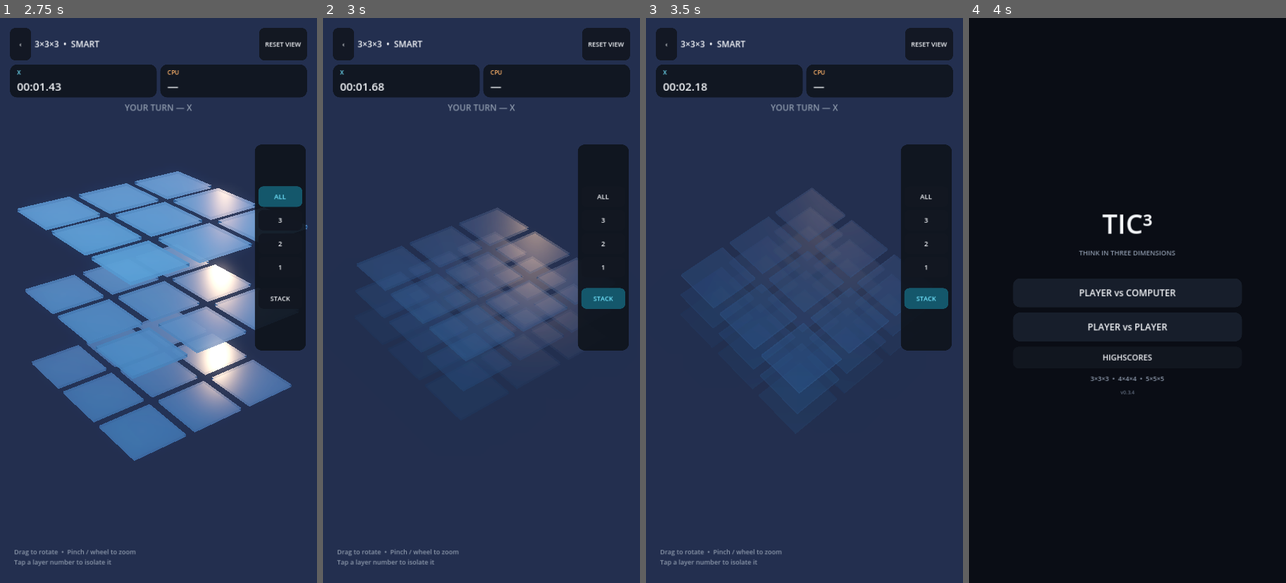
Above: before the commit, frames 1-4 (left to right).
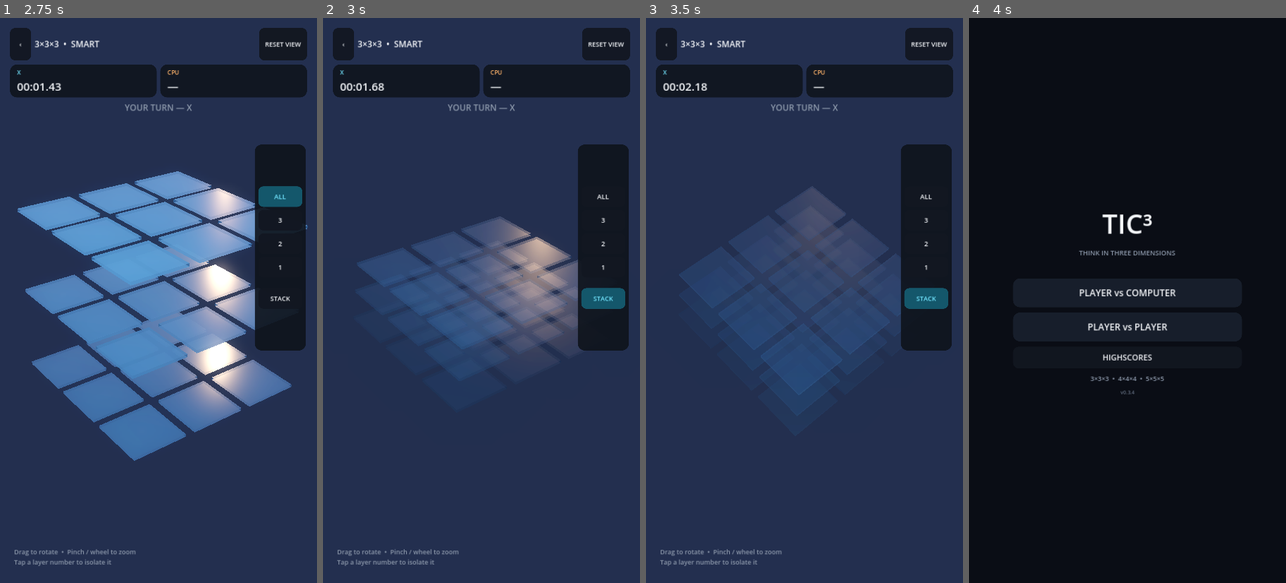
Above: after the commit, the same moments.

Repository: Creativebrook/tic3
Game: Godot game, scene res://scenes/main.tscn
The game is run twice, just before and just after one commit, with the same random seed, the same clock (stepped at 60 frames per second) and the same inputs.
Inputs:
- Up to frame 1 (2.75 s): click "PLAYER vs COMPUTER" at 0.5 s; click "START GAME" at 1.25 s; click "RESET VIEW" at 2 s
- Up to frame 2 (3 s): click "STACK" at 2.75 s
- Up to frame 3 (3.5 s): no input
- Up to frame 4 (4 s): click "‹" at 3.5 s

Frame 1 is identical in both runs. In frame 2, 2.9% of the frame differs, in the area x 10-81%, y 33-62%; in frame 3, less than 0.1%; in frame 4, nothing differs.

Commit message:
feat: B5 polish adaptive stack camera and transitions

Diff:
--- a/scripts/camera_rig.gd
+++ b/scripts/camera_rig.gd
@@ -49,7 +49,7 @@
 	stack_mode = false
 	_apply_normal_limits(board_size)
 	if animated:
-		_animate_view(deg_to_rad(-36.0), deg_to_rad(-28.0), fit_distance, 0.34)
+		_animate_view(deg_to_rad(-36.0), deg_to_rad(-28.0), fit_distance, 0.42)
 	else:
 		if is_instance_valid(view_tween):
 			view_tween.kill()
@@ -62,7 +62,9 @@
 	current_board_size = board_size
 	if enabled == stack_mode:
 		if enabled:
-			reset_view(board_size)
+			_apply_stack_limits(board_size)
+			var same_target := _stack_view_target(board_size)
+			_animate_view(same_target.x, same_target.y, fit_distance, 0.36)
 		return
 
 	auto_rotating = false
@@ -76,12 +78,13 @@
 		saved_distance = distance
 		stack_mode = true
 		_apply_stack_limits(board_size)
-		_animate_view(deg_to_rad(-42.0), deg_to_rad(-55.0), fit_distance, 0.42)
+		var target := _stack_view_target(board_size)
+		_animate_view(target.x, target.y, fit_distance, 0.48)
 	else:
 		stack_mode = false
 		_apply_normal_limits(board_size)
 		var restore_distance := clamp(saved_distance, min_distance, max_distance)
-		_animate_view(saved_yaw, saved_pitch, restore_distance, 0.38)
+		_animate_view(saved_yaw, saved_pitch, restore_distance, 0.44)
 
 func is_stack_mode() -> bool:
 	return stack_mode
@@ -135,26 +138,35 @@
 	max_distance = fit_distance * 1.9
 
 func _apply_stack_limits(board_size: int) -> void:
-	# B2 analytical framing: slightly farther away than B1 so the complete
-	# cascaded stack remains readable on narrow portrait displays.
+	# B5: adaptive framing keeps 3³ intimate while preventing 5³ from crowding.
 	match board_size:
 		3:
-			fit_distance = 13.6
+			fit_distance = 13.4
 		4:
-			fit_distance = 17.2
+			fit_distance = 17.5
 		5:
-			fit_distance = 21.0
+			fit_distance = 21.8
 		_:
-			fit_distance = 13.6
-	min_distance = fit_distance * 0.84
-	max_distance = fit_distance * 1.24
+			fit_distance = 13.4
+	min_distance = fit_distance * 0.86
+	max_distance = fit_distance * 1.20
+
+func _stack_view_target(board_size: int) -> Vector2:
+	match board_size:
+		3:
+			return Vector2(deg_to_rad(-42.0), deg_to_rad(-55.0))
+		4:
+			return Vector2(deg_to_rad(-43.0), deg_to_rad(-56.0))
+		5:
+			return Vector2(deg_to_rad(-44.0), deg_to_rad(-57.0))
+	return Vector2(deg_to_rad(-42.0), deg_to_rad(-55.0))
 
 func _animate_view(target_yaw: float, target_pitch: float, target_distance: float, duration: float) -> void:
 	if is_instance_valid(view_tween):
 		view_tween.kill()
 	var start := Vector3(yaw, pitch, distance)
 	var target := Vector3(target_yaw, target_pitch, target_distance)
-	view_tween = create_tween().set_trans(Tween.TRANS_CUBIC).set_ease(Tween.EASE_IN_OUT)
+	view_tween = create_tween().set_trans(Tween.TRANS_QUINT).set_ease(Tween.EASE_IN_OUT)
 	view_tween.tween_method(_set_view_state, start, target, duration)
 
 func _set_view_state(state: Vector3) -> void:
@@ -182,11 +194,13 @@
 				_return_to_victory_orbit()
 		elif event.button_index == MOUSE_BUTTON_WHEEL_UP and event.pressed:
 			auto_rotating = false
-			distance = max(min_distance, distance - fit_distance * 0.07)
+			var wheel_step := fit_distance * (0.045 if stack_mode else 0.07)
+			distance = max(min_distance, distance - wheel_step)
 			_update_camera()
 		elif event.button_index == MOUSE_BUTTON_WHEEL_DOWN and event.pressed:
 			auto_rotating = false
-			distance = min(max_distance, distance + fit_distance * 0.07)
+			var wheel_step := fit_distance * (0.045 if stack_mode else 0.07)
+			distance = min(max_distance, distance + wheel_step)
 			_update_camera()
 	elif event is InputEventMouseMotion and dragging and not stack_mode:
 		auto_rotating = false
@@ -210,7 +224,8 @@
 			var ids := touches.keys()
 			var d := Vector2(touches[ids[0]]).distance_to(Vector2(touches[ids[1]]))
 			if pinch_distance > 0.0:
-				distance = clamp(distance - (d - pinch_distance) * fit_distance * 0.00125, min_distance, max_distance)
+				var pinch_sensitivity := 0.00095 if stack_mode else 0.00125
+				distance = clamp(distance - (d - pinch_distance) * fit_distance * pinch_sensitivity, min_distance, max_distance)
 				_update_camera()
 			pinch_distance = d
 		elif not stack_mode:
